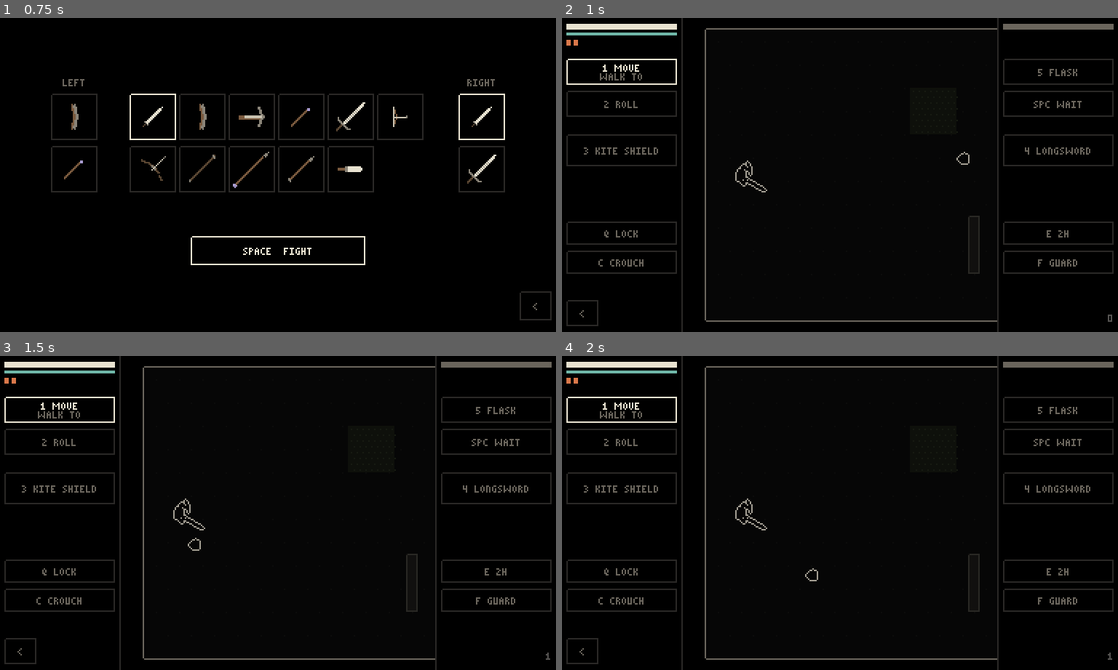
Above: before the commit, frames 1-4 (two rows, left to right).
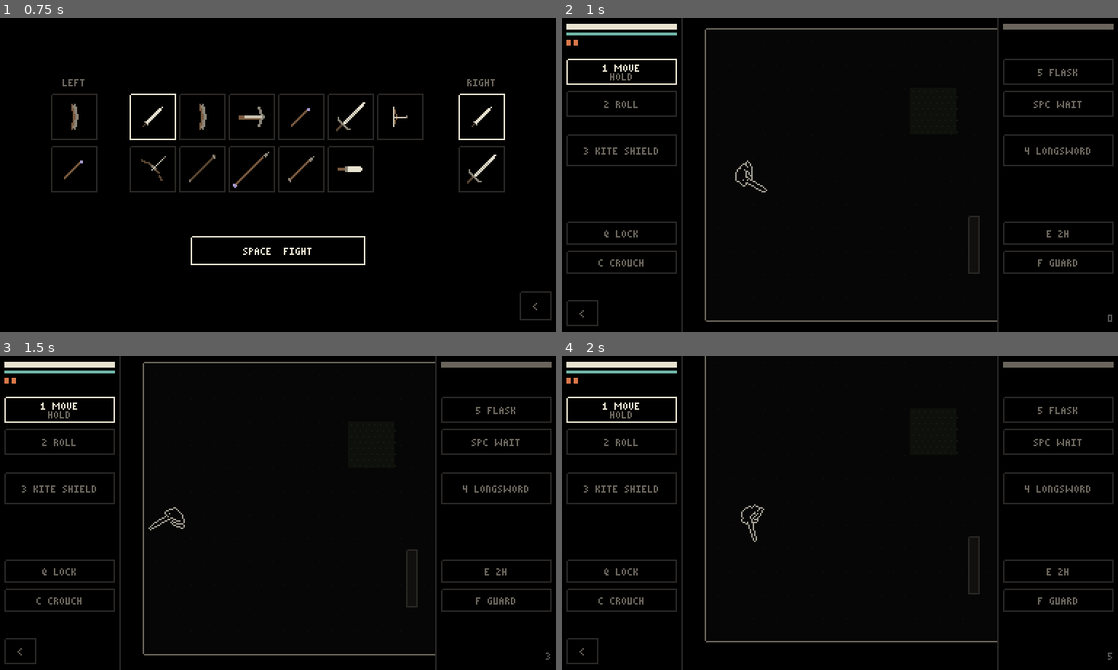
Above: after the commit, the same moments.

Repository: Martin-Hourigan/Pack-hero
Game: Godot game, scene res://scenes/duel.tscn
The game is run twice, just before and just after one commit, with the same random seed, the same clock (stepped at 60 frames per second) and the same inputs.
Inputs (mouse positions are in pixels of both pictures, inside the frame that each line leads up to):
- Up to frame 1 (0.75 s): tap Enter at 0.5 s; move the mouse to (400, 159) at 0.52 s; hold Right from 0.53 s (still down); tap 1 at 0.6 s; click (400, 159) at 0.67 s
- Up to frame 2 (1 s): keep holding Right; tap Space at 0.77 s
- Up to frame 3 (1.5 s): release Right at 1.25 s; tap Space at 1.25 s; drag from (166, 528) to (250, 575) at 1.27 s
- Up to frame 4 (2 s): no input

Frame 1 is identical in both runs. In frame 2, 0.1% of the frame differs, in the area x 6-74%, y 17-52%; in frame 3, 1.3%, in the area x 6-99%, y 1-97%; in frame 4, 1.1%.

Commit message:
HOLD is the default way of walking

Diff:
--- a/scripts/duel_main.gd
+++ b/scripts/duel_main.gd
@@ -81,7 +81,7 @@
 ## MOVE's way of walking (tap MOVE again to choose): "to" (tap a spot:
 ## walk there), "hold" (held down: walk straight toward it, a step at a
 ## time, until let go), "step" (one step toward where you tap).
-var walk := "to"
+var walk := "hold"
 const WALKS := [["to", "WALK TO"], ["hold", "HOLD"], ["step", "1 STEP"]]
 var menu := ""  # the hand whose menu is open ("left", "right")
 var picking := false  # LOCK tapped: tap an enemy to lock on
Not shown, changed: PLAN.md
